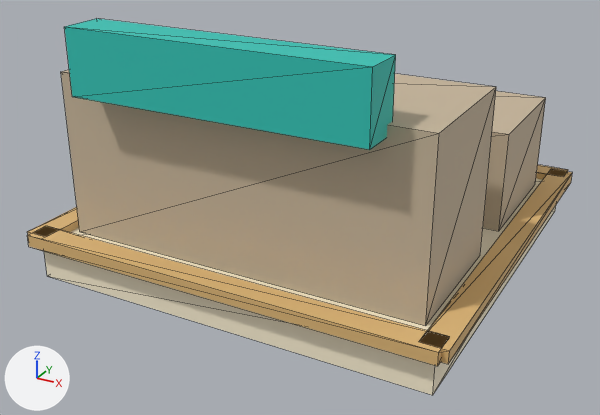
One commit to the glTF model public/models/city.escalator.glb: the scene before it, then after it.
Before and after are seen from a 50 mm camera at (1.83, -3.57, 1.95) aimed at (-0.03, -0.2, 0.26). Lighting does not change. The marker at lower left points along +X, +Y and +Z. The picture after the commit comes second. Mesh edges are drawn as thin lines. Vertices at exactly the same position are counted once.

The scene before the commit, as lines of its bpy script (objects in view):
```python
me_city_escalator = bpy.data.meshes.new('city.escalator')
me_city_escalator.from_pydata(...)  # a box spanning x -1.0..1.0, y -1.0..1.0, z 0.0..0.2, material slot 0; a box spanning x -1.03..1.03, y -1.06..-0.94, z 0.18..0.24, material slot 1; a box spanning x -1.03..1.03, y 0.94..1.06, z 0.18..0.24, material slot 1; a box spanning x -1.06..-0.94, y -1.03..1.03, z 0.18..0.24, material slot 1; a box spanning x 0.94..1.06, y -1.03..1.03, z 0.18..0.24, material slot 1; a box spanning x -0.9..0.9, y -0.85..-0.15, z 0.2..1.0, material slot 2; a box spanning x -0.9..0.9, y 0.15..0.85, z 0.2..0.7, material slot 2; a box spanning x -0.7..0.7, y -1.0..-0.8, z 0.95..1.25, material slot 3
me_city_escalator.materials.append(mat_ringbase)  # beige #fff3d6
me_city_escalator.materials.append(mat_ringedge)  # beige #e0b878
me_city_escalator.materials.append(mat_uishadow)  # beige #c9b79c
me_city_escalator.materials.append(mat_accentcool)  # cyan #2ec4b6
ob_city_escalator = bpy.data.objects.new('city.escalator', me_city_escalator)
ob_city_escalator.location = (0.0, 0.0, 0.0)
```
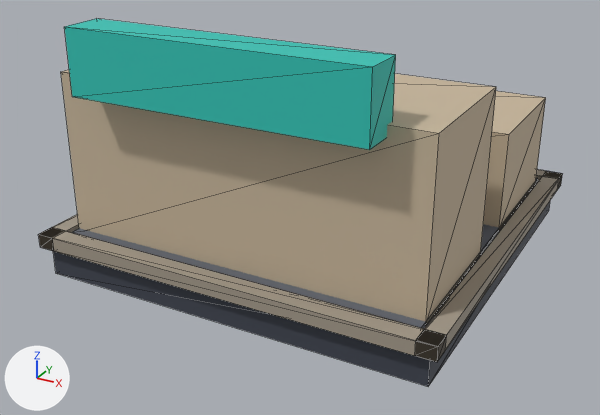
What changed in the scene script:
```text
Add mat_stone:
    mat_stone = principled_material('stone')
    mat_stone.base_color = (0.371, 0.323, 0.258)  # grey #a49a8b
    mat_stone.roughness = 0.65
Add mat_asphalt:
    mat_asphalt = principled_material('asphalt')
    mat_asphalt.base_color = (0.0497, 0.0578, 0.0802)  # greyish blue #3f4450
    mat_asphalt.roughness = 0.65
Add mat_deck:
    mat_deck = principled_material('deck')
    mat_deck.base_color = (0.122, 0.136, 0.168)  # grey #626772
    mat_deck.roughness = 0.65
Change me_city_escalator:
    used by ob_city_escalator; location = (0.0, 0.0, 0.0)
    remove me_city_escalator.from_pydata(...)  # 64 vertices, 96 faces; spans x -1.06..1.06, y -1.06..1.06, z 0.0..1.25
    add me_city_escalator.from_pydata(...)  # 64 vertices, 108 faces; spans x -1.01..1.01, y -1.01..1.01, z 0.01..1.25
    me_city_escalator part 1: a new loose piece of 24 vertices spanning x -1.01..1.01, y -1.01..1.01, z 0.16..0.23, in mat_stone (grey #a49a8b)
    me_city_escalator part 2
    28 vertices are removed from x -1.06..1.06, y -1.03..1.06, z 0.18..0.24
    46 faces are deleted
    12 vertices move from x -1.03..1.03, y -1.06..1.0, z 0.0..0.24 to x -0.97..0.97, y -0.97..0.97, z 0.01..0.22
    4 vertices are added at (0.9, 0.9, 0.19), (-0.9, 0.9, 0.19), (0.9, 0.9, 0.22), (-0.9, 0.9, 0.22)
    10 new faces join them, mat_deck (grey #626772)
    me_city_escalator part 3: 12 faces spanning x -0.97..0.97, y -0.97..0.97, z 0.01..0.2 switch from mat_ringbase (beige #fff3d6) to mat_asphalt (greyish blue #3f4450)
    me_city_escalator part 4: 2 faces spanning x -0.9..0.9, y -0.9, z 0.19..0.22 switch from mat_ringedge (beige #e0b878) to mat_deck (grey #626772)
    add me_city_escalator.materials.append(mat_stone)  # grey #a49a8b
```

Changed parts and their boxes [x1, y1, x2, y2] in the pictures (600 x 415 px):
'city.escalator', reshaped
    before: [27, 19, 573, 395]
    after: [38, 19, 562, 387]
part 1 of me_city_escalator, added
    after: [38, 169, 562, 362]
part 2 of me_city_escalator, cut back
    before: [28, 165, 573, 365]
    after: [73, 178, 538, 329]
part 3 of me_city_escalator, recoloured
    before: [44, 179, 556, 395]
    after: [53, 180, 550, 387]
part 4 of me_city_escalator, recoloured
    before: [27, 235, 439, 366]
    after: [72, 232, 421, 328]
